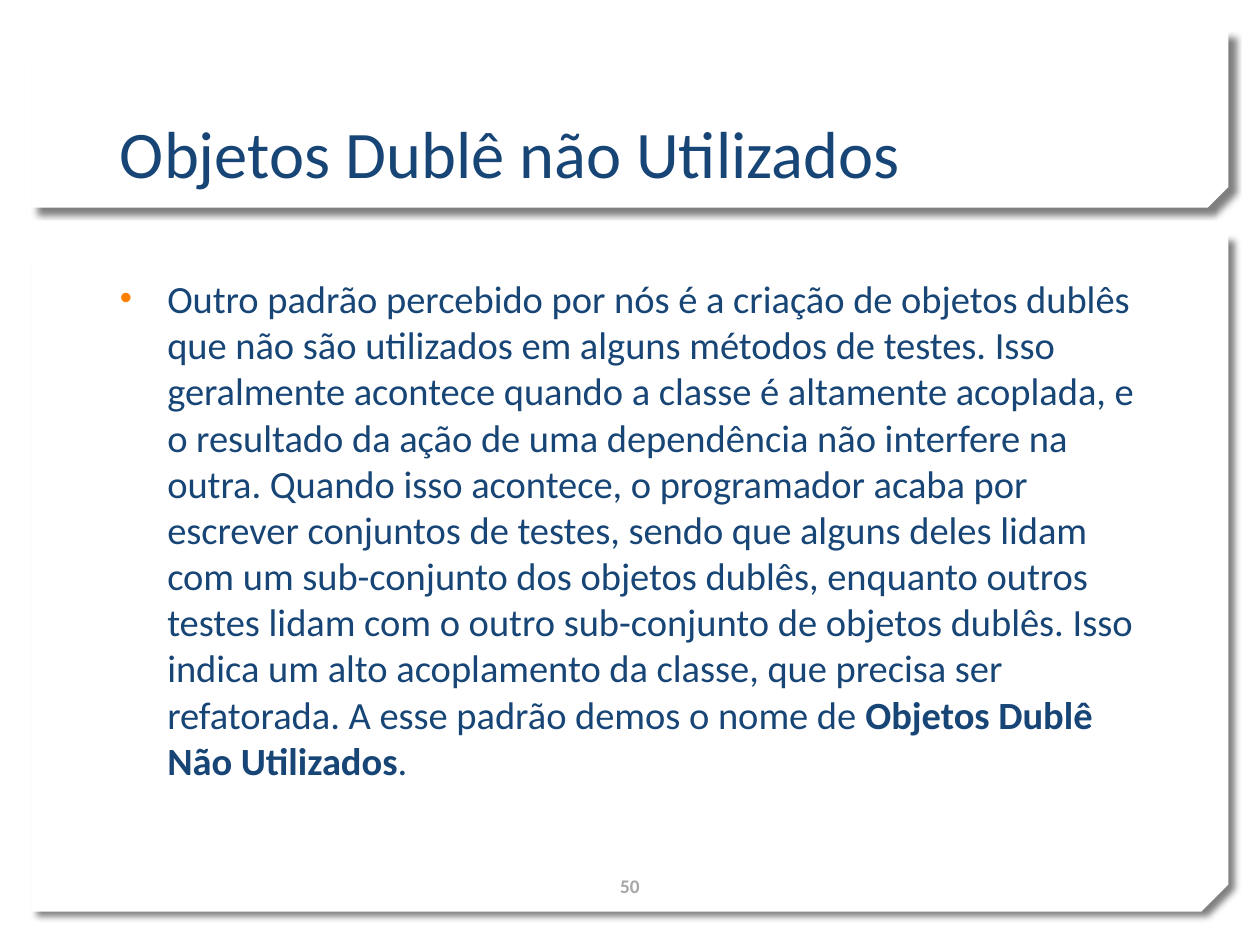
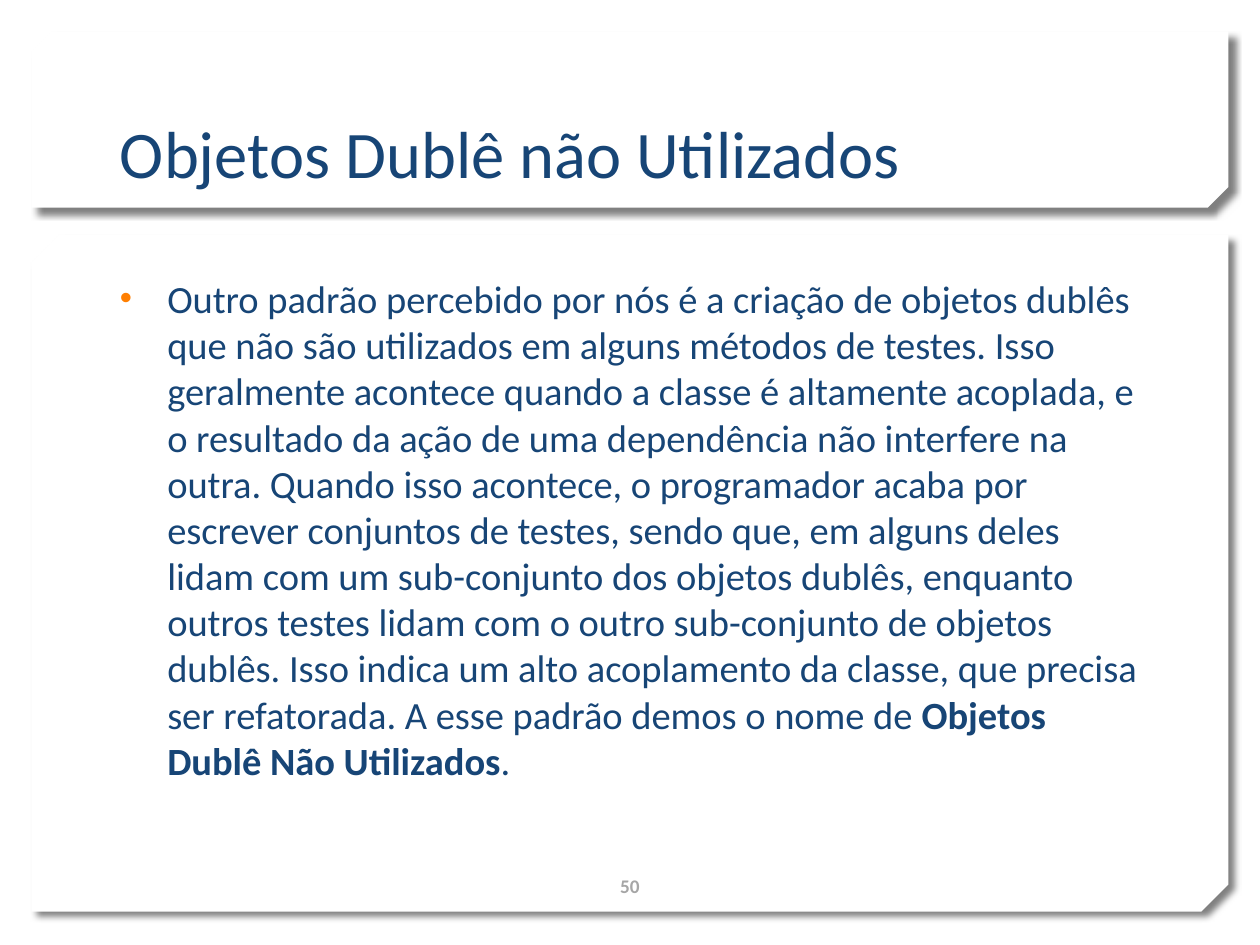
Before and after one commit to marcogerosa/mestrado, a slide deck: slide 50 of defesa.pptx. Drawn at 1260x945 pixels with LibreOffice and Linux fonts; fonts in the diff are those of the drawing; background and template pictures are left out. Boxes give left, top, right and bottom in pixels: in the first picture for what was removed or moved away, otherwise in the second. Text is boxed around its words. In the diff, an @@ line names an element or a change of style, - is before the commit and + after.

```diff
--- a/defesa.pptx
+++ b/defesa.pptx
@@ text at (x1=167, y1=286, x2=1137, y2=776): text changed @@
-• Outro padrão percebido por nós é a criação de objetos dublês que não são utilizados em alguns métodos de testes. Isso geralmente acontece quando a classe é altamente acoplada, e o resultado da ação de uma dependência não interfere na outra. Quando isso acontece, o programador acaba por escrever conjuntos de testes, sendo que alguns deles lidam com um sub-conjunto dos objetos dublês, enquanto outros testes lidam com o outro sub-conjunto de objetos dublês. Isso indica um alto acoplamento da classe, que precisa ser refatorada. A esse padrão demos o nome de Objetos Dublê Não Utilizados.
+• Outro padrão percebido por nós é a criação de objetos dublês que não são utilizados em alguns métodos de testes. Isso geralmente acontece quando a classe é altamente acoplada, e o resultado da ação de uma dependência não interfere na outra. Quando isso acontece, o programador acaba por escrever conjuntos de testes, sendo que, em alguns deles lidam com um sub-conjunto dos objetos dublês, enquanto outros testes lidam com o outro sub-conjunto de objetos dublês. Isso indica um alto acoplamento da classe, que precisa ser refatorada. A esse padrão demos o nome de Objetos Dublê Não Utilizados.
```
Also in this commit, not shown: 6 other slides changed, 1 other file.
